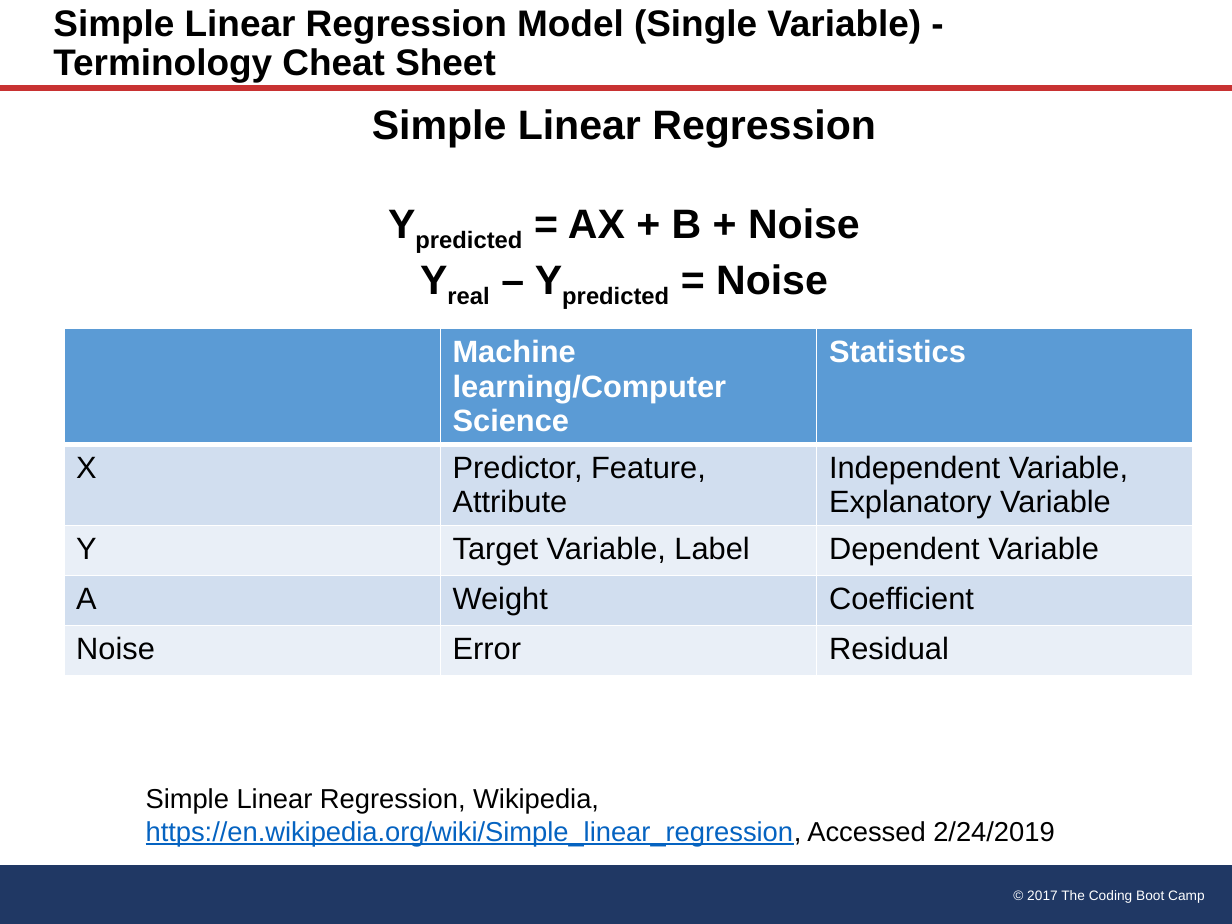
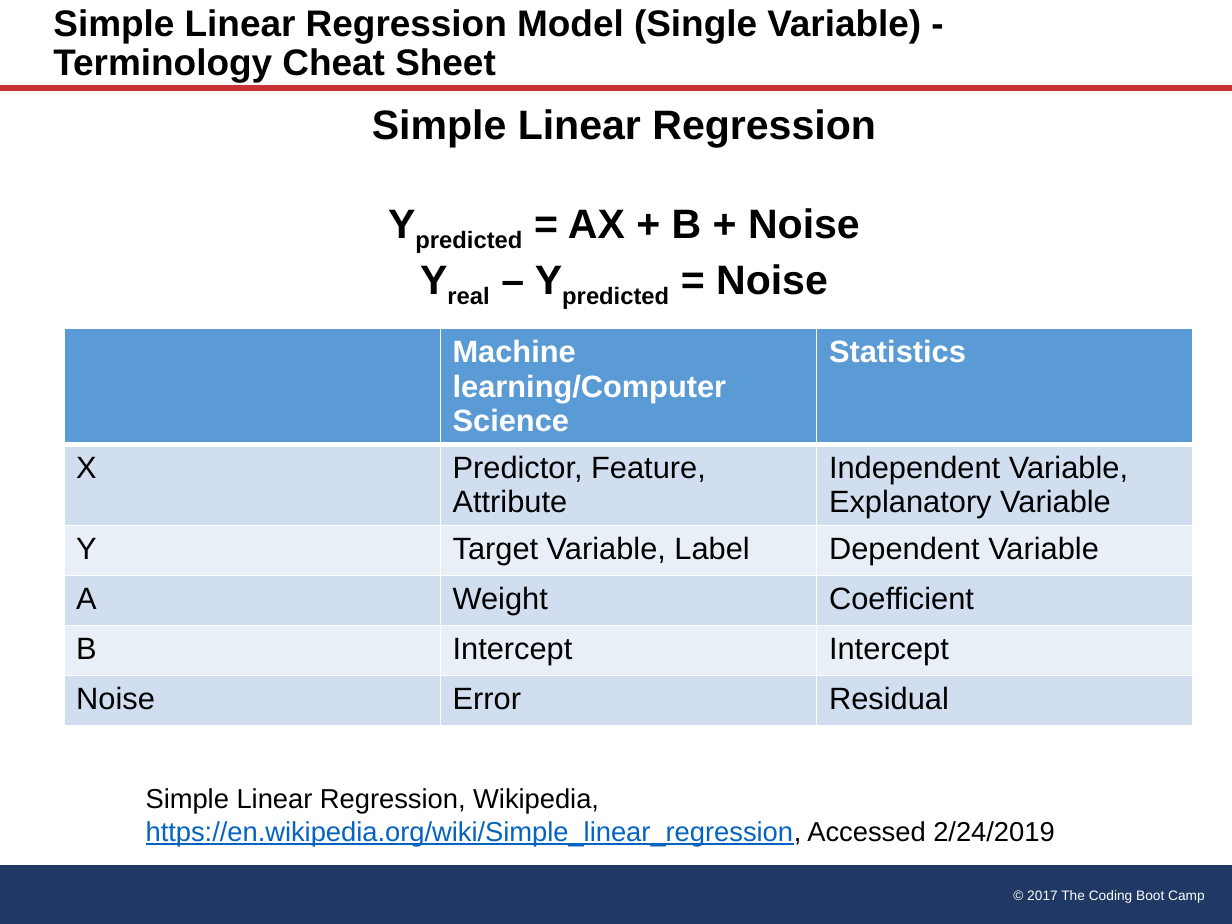
Before and after one commit to lisagee24/matplotlib_HW, a slide deck: slide 9 of 01-Excel/3/Excel_Analytics.pptx. Drawn at 1232x924 pixels with LibreOffice and Linux fonts; fonts in the diff are those of the drawing. Boxes give left, top, right and bottom in pixels: in the first picture for what was removed or moved away, otherwise in the second. Text is boxed around its words. In the diff, an @@ line names an element or a change of style, - is before the commit and + after.

```diff
--- a/01-Excel/3/Excel_Analytics.pptx
+++ b/01-Excel/3/Excel_Analytics.pptx
@@ table at <box>64,329,1195,738</box> @@
+row 5: B | Intercept | Intercept
```
Also in this commit, not shown: 3 other slides changed.
